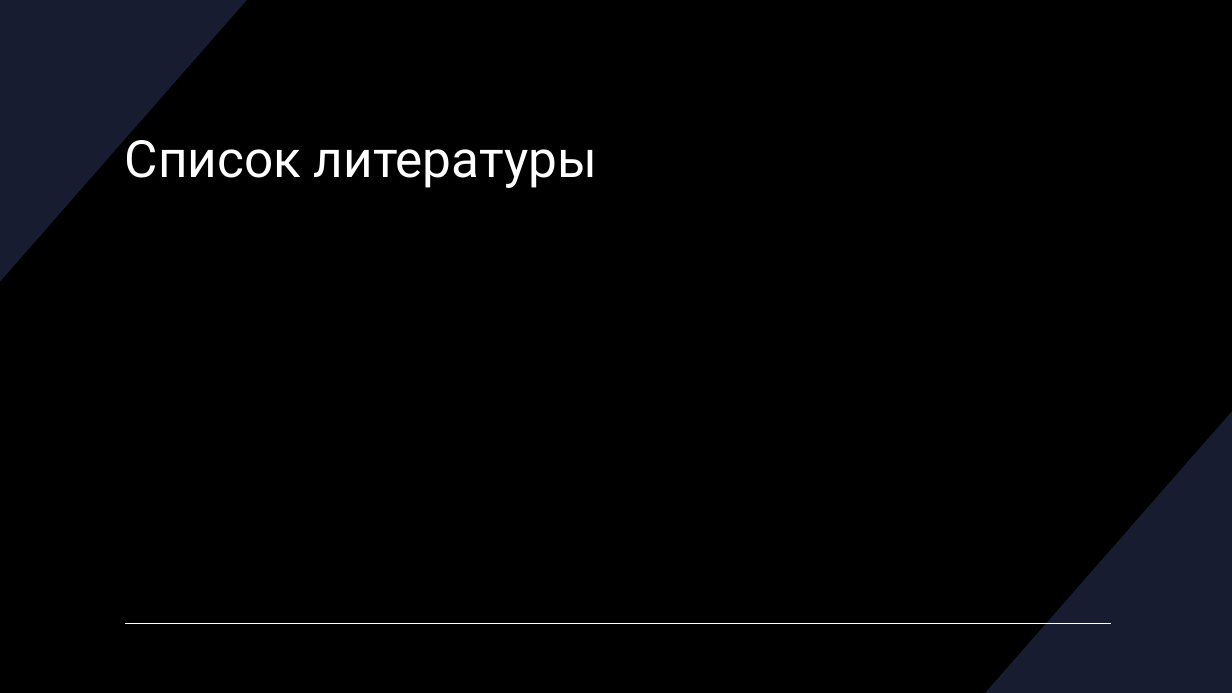
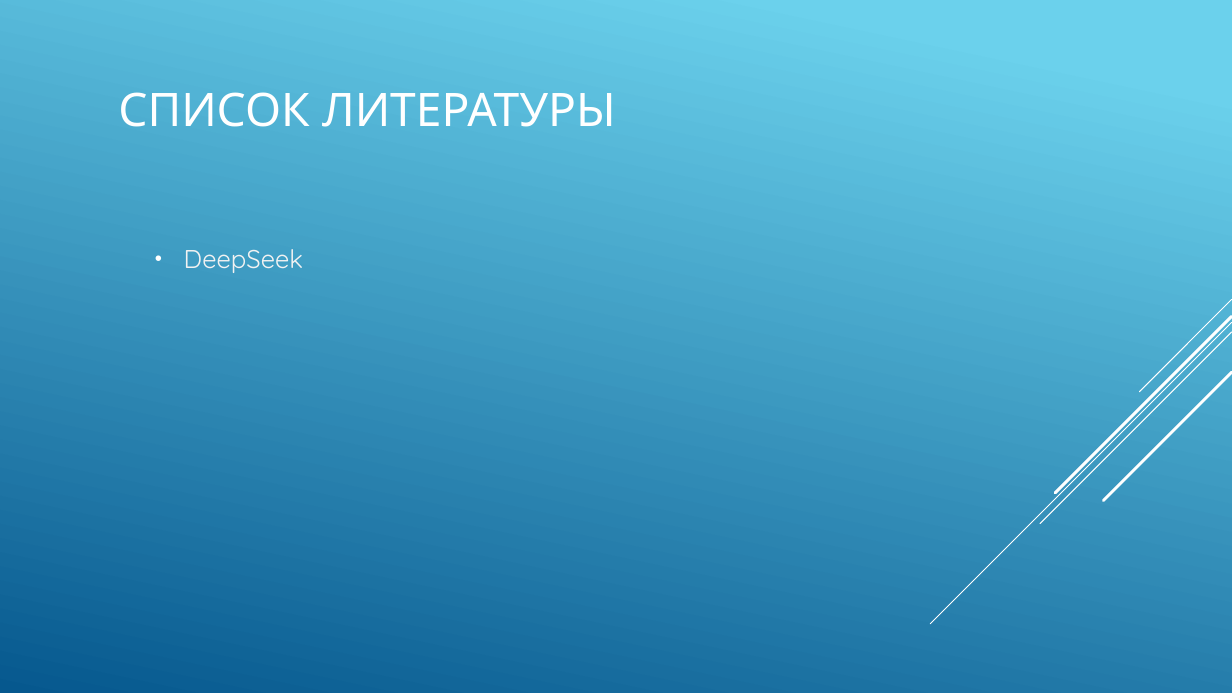
Before and after one commit to Lerika123/verbalize, a slide deck: slide 14 of СловоВед.pptx (slide 9 before the commit). Drawn at 1232x693 pixels with LibreOffice and Linux fonts; fonts in the diff are those of the drawing. Boxes give left, top, right and bottom in pixels: in the first picture for what was removed or moved away, otherwise in the second. Text is boxed around its words. In the diff, an @@ line names an element or a change of style, - is before the commit and + after.

```diff
--- a/СловоВед.pptx
+++ b/СловоВед.pptx
@@ background #000000 to gradient #6ED2EB to #06588E @@
@@ freeform shape removed at box(0, 0, 247, 282) @@
@@ title at box(118, 92, 616, 127): text changed; size 40 to 36 pt; font Roboto to Quicksand @@
-Список литературы
+СПИСОК ЛИТЕРАТУРЫ
@@ text added at box(184, 249, 303, 273), 20 pt, text #F2F2F2 @@
+• DeepSeek
@@ group added at box(931, 299, 1232, 624): 5 lines @@
@@ freeform shape removed at box(985, 411, 1232, 693) @@
@@ line removed from (125, 624) to (1111, 624) @@
```
Also in this commit, not shown: 8 other slides changed, 6 slides added.
